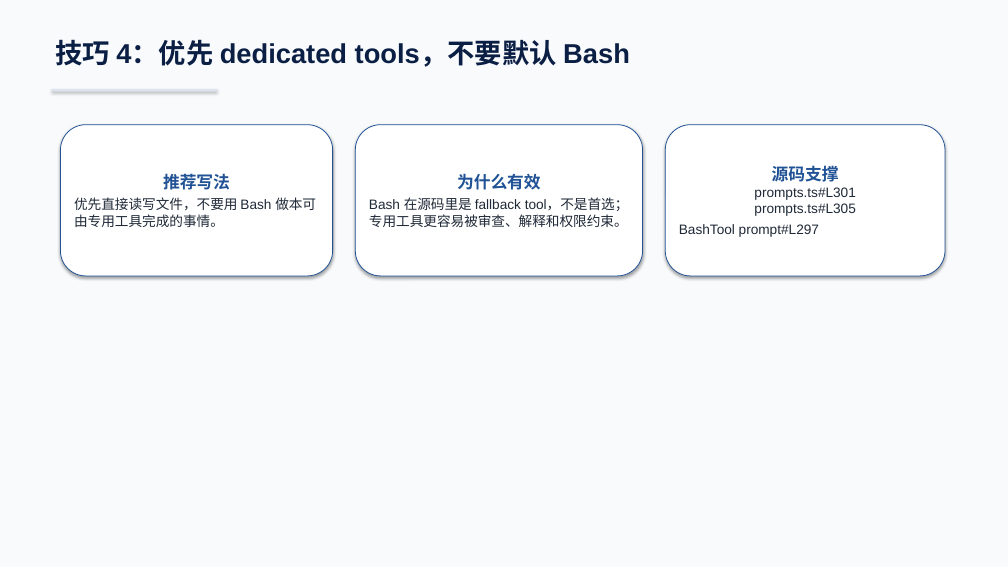
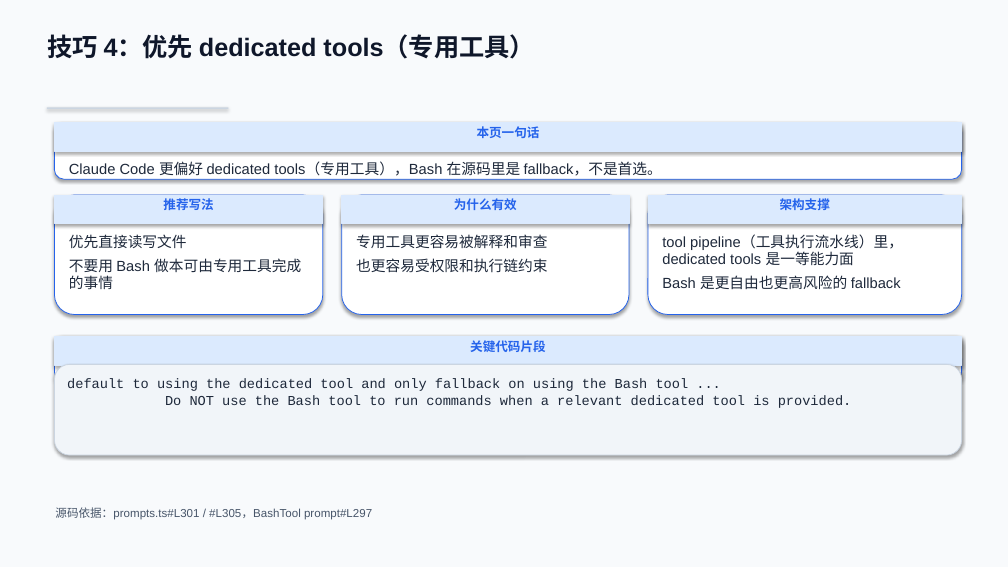
Before and after one commit to boboliu-1010/ccode, a slide deck: slide 9 of docs/zh/09-Claude Code 使用技巧与注意事项-WPS兼容版.pptx (slide 8 before the commit). Drawn at 1008x567 pixels with LibreOffice and Linux fonts; fonts in the diff are those of the drawing. Boxes give left, top, right and bottom in pixels: in the first picture for what was removed or moved away, otherwise in the second. Text is boxed around its words. In the diff, an @@ line names an element or a change of style, - is before the commit and + after.

```diff
--- a/docs/zh/09-Claude Code 使用技巧与注意事项-WPS兼容版.pptx
+++ b/docs/zh/09-Claude Code 使用技巧与注意事项-WPS兼容版.pptx
@@ text at [47, 34, 534, 59]: text changed; size 26 to 24 pt; text colour #0B1F44 to #0F172A @@
-技巧 4：优先 dedicated tools，不要默认 Bash
+技巧 4：优先 dedicated tools（专用工具）
@@ rectangle: place and size @@
-rectangle at [51, 89, 218, 91]
+rectangle at [47, 107, 228, 109]
@@ rectangle at [47, 107, 228, 109]: fill #DBE4F0 to #CBD5E1 @@
@@ rounded rectangle added at [54, 123, 962, 179], fill #FFFFFF, outline #2563EB 0.75 pt @@
@@ rectangle added at [54, 123, 962, 151], fill #DBEAFE, outline #DBEAFE 0.75 pt, 12 pt, text #2563EB, bold @@
+本页一句话
@@ rounded rectangle removed at [355, 125, 643, 276] @@
-为什么有效
-Bash 在源码里是 fallback tool，不是首选；专用工具更容易被审查、解释和权限约束。
@@ rounded rectangle removed at [665, 125, 945, 276] @@
-源码支撑
-prompts.ts#L301
-prompts.ts#L305
-BashTool prompt#L297
@@ text added at [69, 161, 662, 176], 14 pt, text #1E293B @@
+Claude Code 更偏好 dedicated tools（专用工具），Bash 在源码里是 fallback，不是首选。
@@ rounded rectangle added at [54, 195, 323, 315], fill #FFFFFF, outline #2563EB 0.75 pt @@
@@ rectangle added at [54, 195, 323, 224], fill #DBEAFE, outline #DBEAFE 0.75 pt, 12 pt, text #2563EB, bold @@
+推荐写法
@@ rounded rectangle added at [342, 195, 629, 315], fill #FFFFFF, outline #2563EB 0.75 pt @@
@@ rectangle added at [342, 195, 629, 224], fill #DBEAFE, outline #DBEAFE 0.75 pt, 12 pt, text #2563EB, bold @@
+为什么有效
@@ rounded rectangle added at [648, 195, 962, 315], fill #FFFFFF, outline #2563EB 0.75 pt @@
@@ rectangle added at [648, 195, 962, 224], fill #DBEAFE, outline #DBEAFE 0.75 pt, 12 pt, text #2563EB, bold @@
+架构支撑
@@ text "优先直接读写文件": place and size @@
-text "优先直接读写文件" at [60, 125, 333, 276]
+text "优先直接读写文件" at [69, 234, 301, 290]
@@ text "优先直接读写文件" at [69, 234, 301, 290]: vertical alignment middle to top; fill #FFFFFF to none; outline #205295 0.75 pt to none; shadow off @@
@@ text at [69, 234, 301, 290]: text changed; size 13 to 14 pt; text colour #1F2937 to #1E293B @@
-推荐写法
-优先直接读写文件，不要用 Bash 做本可由专用工具完成的事情。
+优先直接读写文件
+不要用 Bash 做本可由专用工具完成的事情
@@ text added at [356, 234, 547, 273], 14 pt, text #1E293B @@
+专用工具更容易被解释和审查
+也更容易受权限和执行链约束
@@ text added at [662, 235, 903, 289], 14 pt, text #1E293B @@
+tool pipeline（工具执行流水线）里，dedicated tools 是一等能力面
+Bash 是更自由也更高风险的 fallback
@@ rounded rectangle added at [54, 337, 962, 379], fill #FFFFFF, outline #2563EB 0.75 pt @@
@@ rectangle added at [54, 337, 962, 365], fill #DBEAFE, outline #DBEAFE 0.75 pt, 12 pt, text #2563EB, bold @@
+关键代码片段
@@ rounded rectangle added at [54, 364, 962, 455], fill #F1F5F9, outline #CBD5E1 0.75 pt, 13 pt, text #1E293B @@
+default to using the dedicated tool and only fallback on using the Bash tool ...
+Do NOT use the Bash tool to run commands when a relevant dedicated tool is provided.
@@ text added at [55, 507, 372, 520], 11 pt, text #475569 @@
+源码依据：prompts.ts#L301 / #L305，BashTool prompt#L297
```
Also in this commit, not shown: 6 other slides changed, 7 slides added, 6 slides removed, 1 other file.
